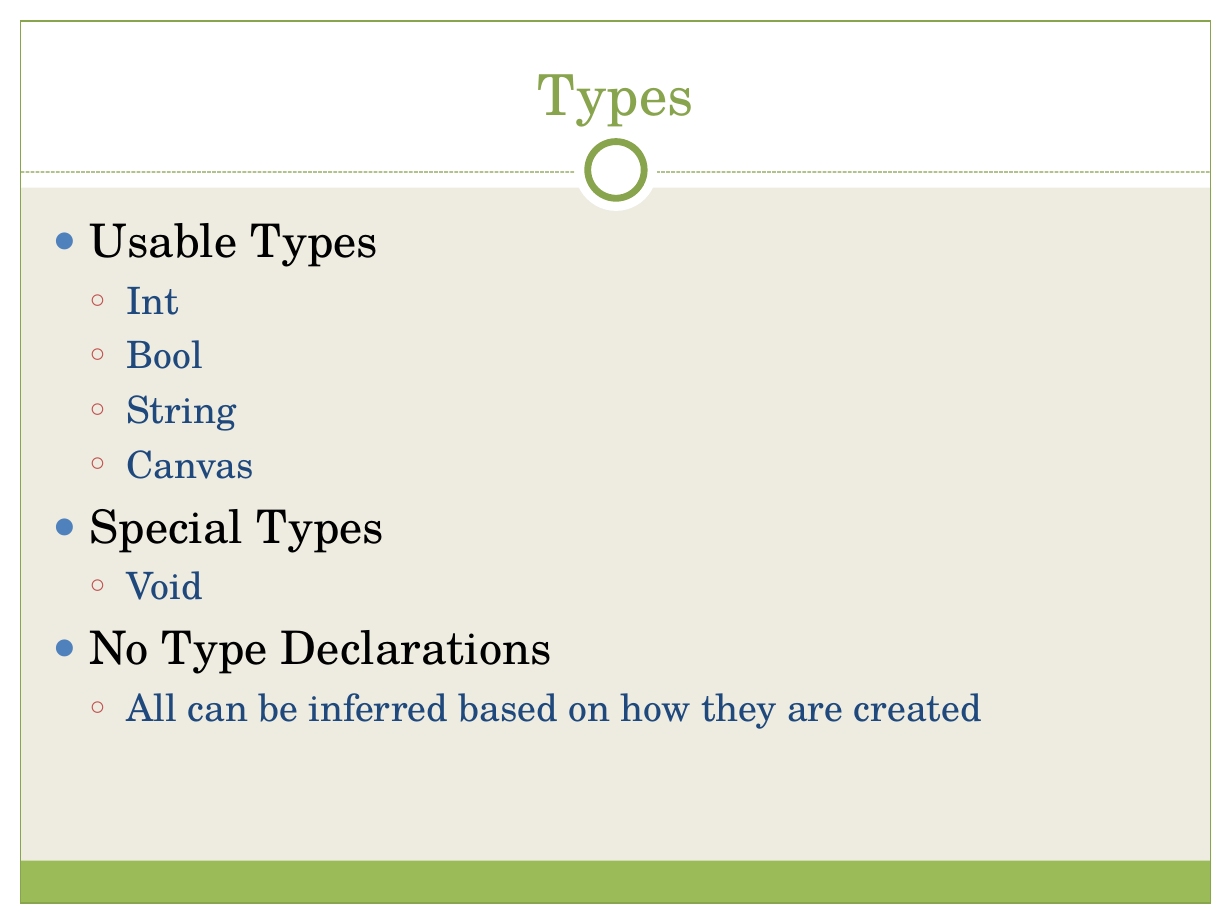
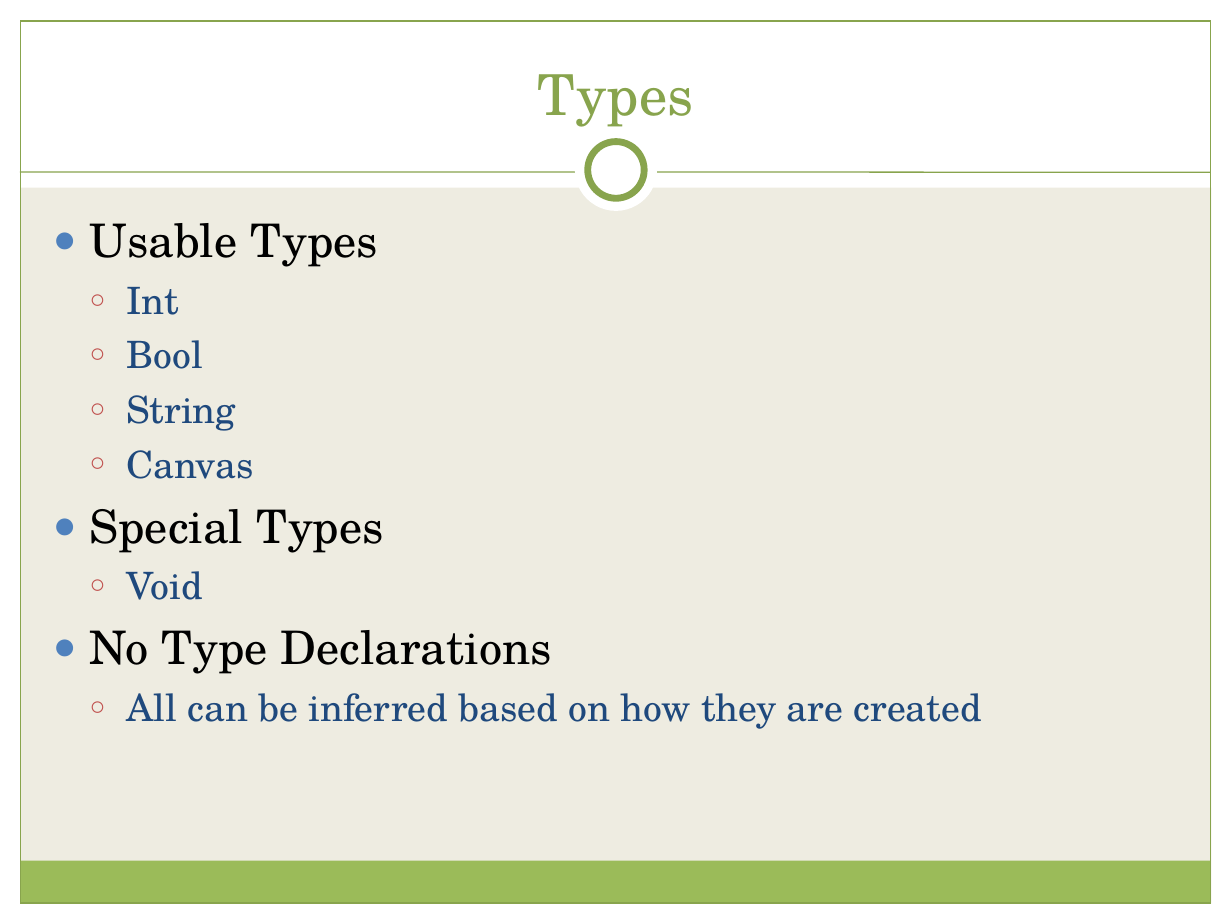
Before and after one commit to dgromov/EZ-ASCII, a slide deck: slide 6 of FinalReport/final_slides_v2.ppt (slide 8 before the commit). Drawn at 1232x924 pixels with LibreOffice and Linux fonts; fonts in the diff are those of the drawing. Boxes give left, top, right and bottom in pixels: in the first picture for what was removed or moved away, otherwise in the second. Text is boxed around its words. In the diff, an @@ line names an element or a change of style, - is before the commit and + after.

```diff
--- a/FinalReport/final_slides_v2.ppt
+++ b/FinalReport/final_slides_v2.ppt
@@ line (21, 172) - (1211, 172): stroke #88A44D 0.74 pt dashed to #88A44D 0.74 pt @@
```
Also in this commit, not shown: 15 other slides changed, 1 slide added.
